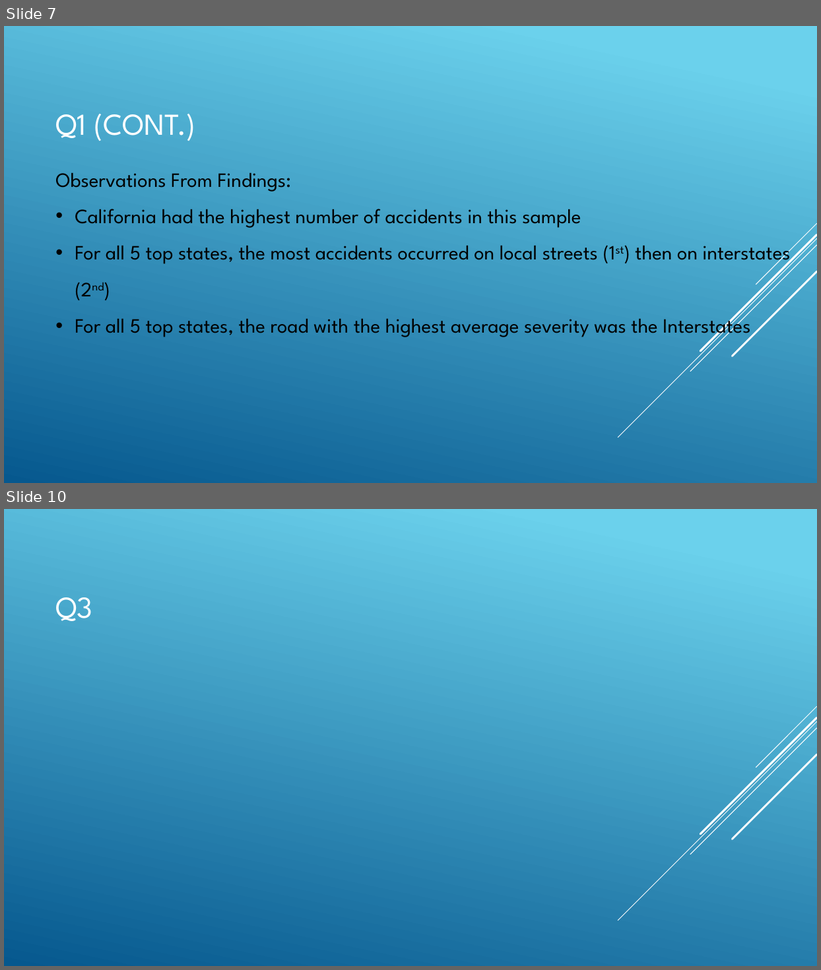
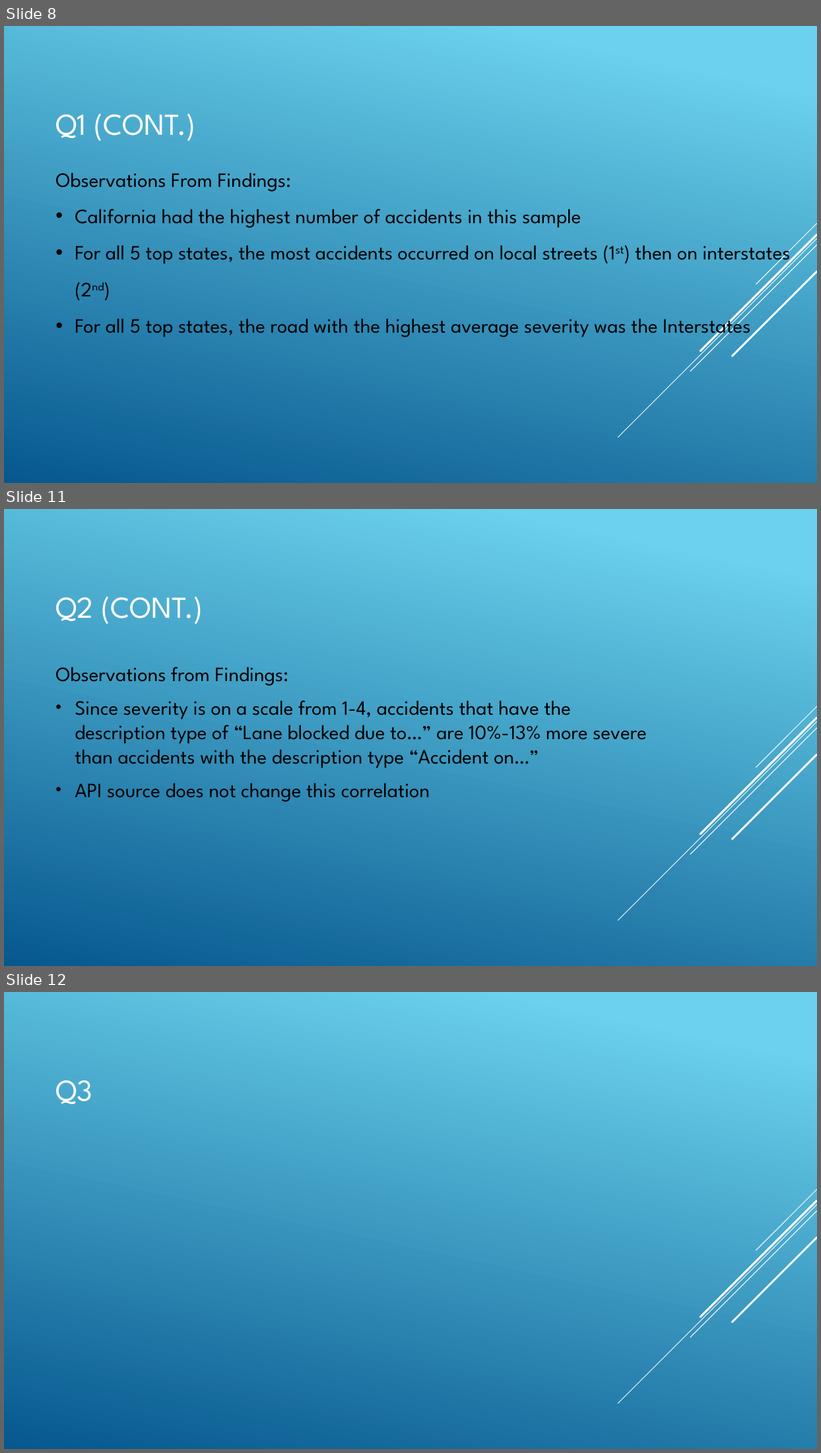
Before and after one commit to jyoo18/csc369FinalProject, a slide deck: slides.pptx. Shown one above the other, each under a label of ours: slides 7 and 10 before the commit, slides 8, 11 and 12 after it; the slides between them are not shown. The pictures are 821x970 and 821x1453 pixels, drawn with LibreOffice and Linux fonts; fonts in the diff are those of the drawing. Boxes give left, top, right and bottom in pixels: in the first picture for what was removed or moved away, otherwise in the second. Text is boxed around its words. In the diff, an @@ line names an element or a change of style, - is before the commit and + after.

```diff
--- a/slides.pptx
+++ b/slides.pptx
@@ slide 11 added at (4,509,817,966), background gradient #6ED2EB to #06588E; not listed: 5 template elements that a slide beside it also shows @@
@@ title added at (55,597,203,624), 36 pt, text #FFFFFF @@
+Q2 (CONT.)
@@ text added at (55,667,647,802), 24 pt, text #000000 @@
+Observations from Findings:
+• Since severity is on a scale from 1-4, accidents that have the description type of “Lane blocked due to…” are 10%-13% more severe than accidents with the description type “Accident on…”
+• API source does not change this correlation
@@ what was slide 7 is now slide 8 @@
@@ what was slide 10 is now slide 12 @@
```
Also in this commit, not shown: 4 slides changed, 1 other slide added, 3 other files.
